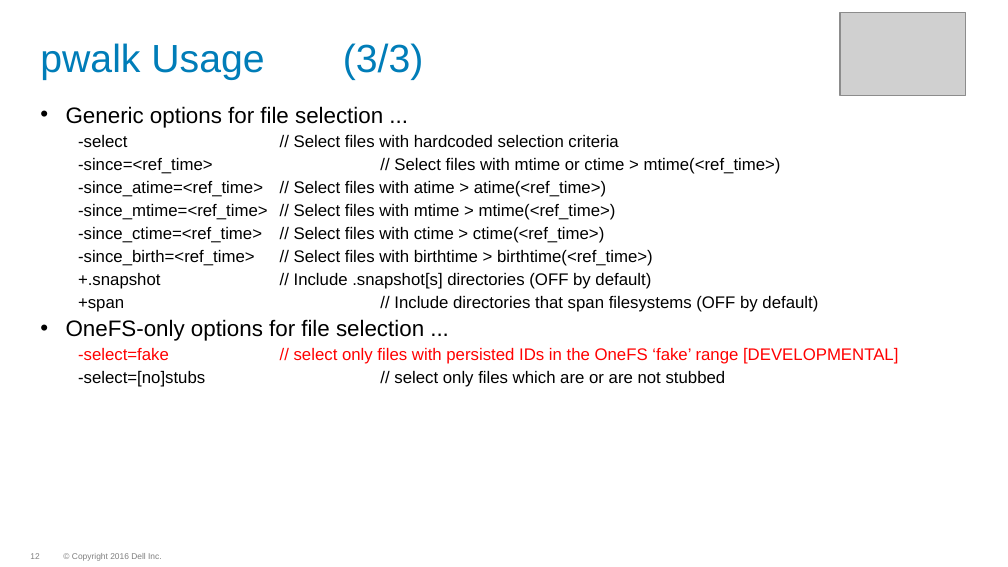
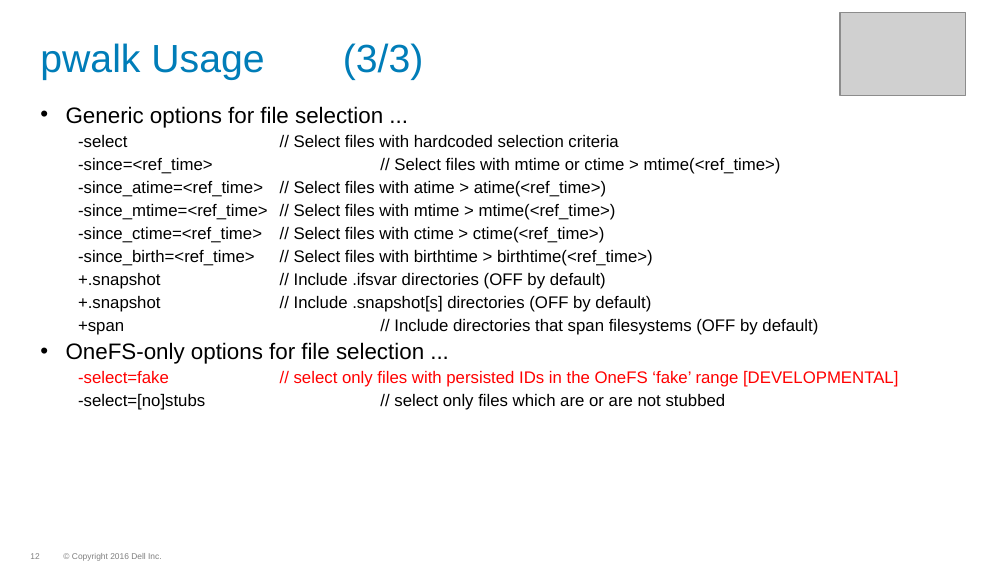
Before and after one commit to WhizBob/pwalk, a slide deck: slide 12 of doc/pwalk_slides.pptx. Drawn at 1008x567 pixels with LibreOffice and Linux fonts; fonts in the diff are those of the drawing; grey boxes stand for pictures; background and template pictures are left out. Boxes give left, top, right and bottom in pixels: in the first picture for what was removed or moved away, otherwise in the second. Text is boxed around its words. In the diff, an @@ line names an element or a change of style, - is before the commit and + after.

```diff
--- a/doc/pwalk_slides.pptx
+++ b/doc/pwalk_slides.pptx
@@ text at (294, 273, 606, 289): paragraph added @@
+  +.snapshot // Include .ifsvar directories (OFF by default)
```
Also in this commit, not shown: 4 other files.
